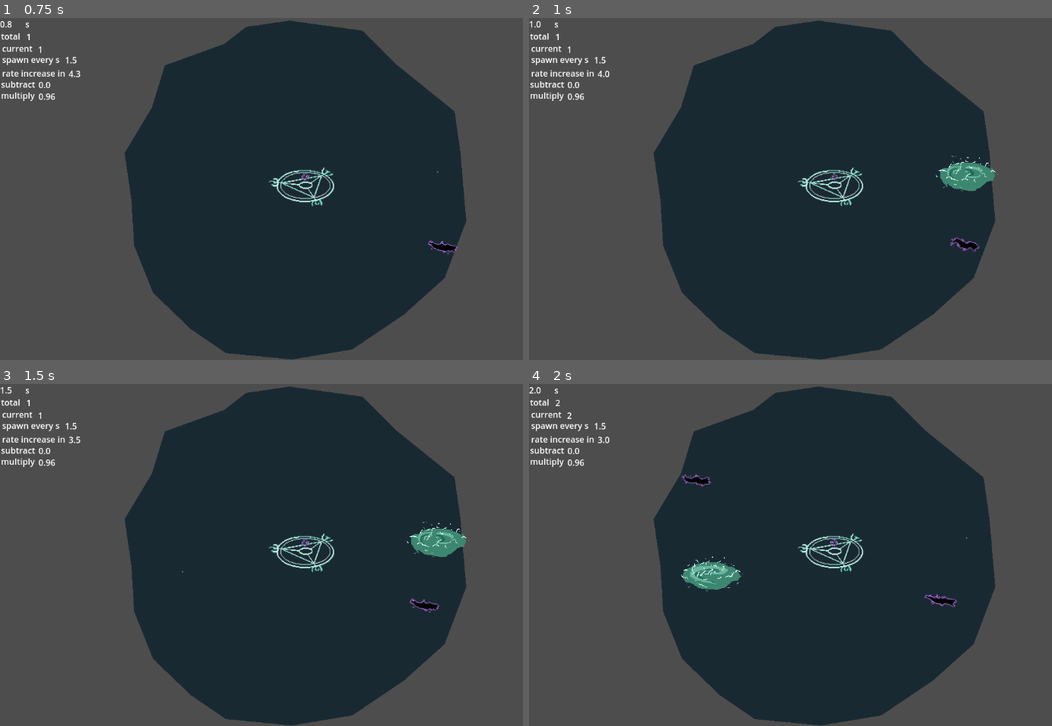
Above: before the commit, frames 1-4 (two rows, left to right).
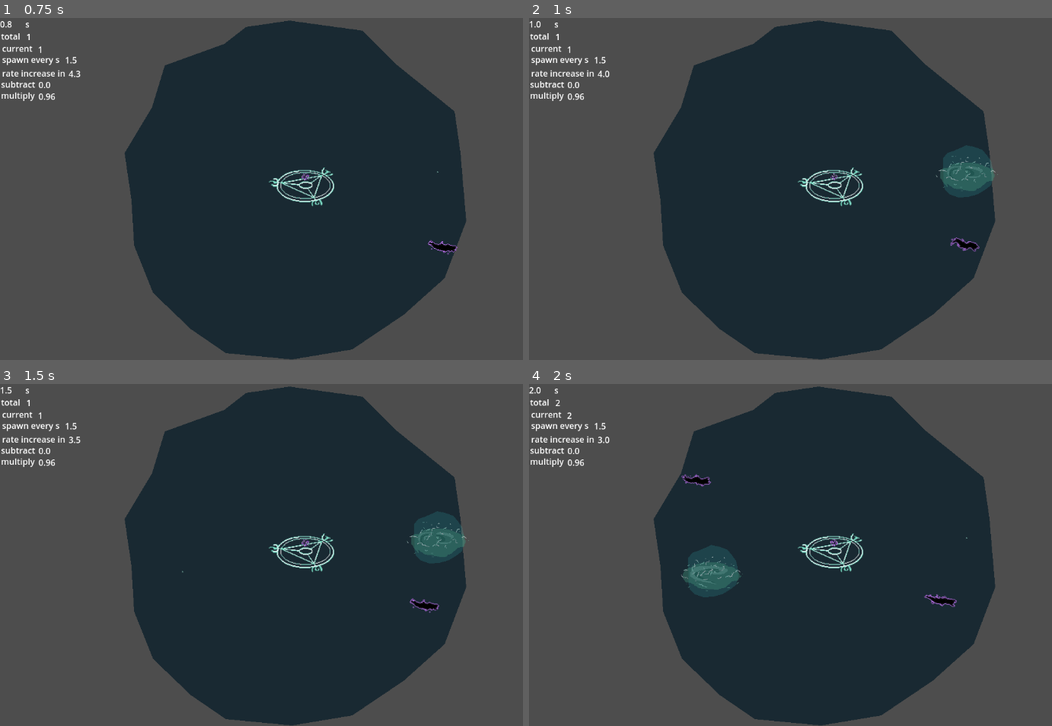
Above: after the commit, the same moments.

Repository: alifeee/loop
Game: Godot game, scene res://scenes/main.tscn
The game is run twice, just before and just after one commit, with the same random seed, the same clock (stepped at 60 frames per second) and the same inputs. The engine's default icon, where the game draws it, is replaced by a stand-in: a white triangle on a blue panel in a dark square.
Inputs (mouse positions are in pixels of both pictures, inside the frame that each line leads up to):
- Up to frame 1 (0.75 s): move the mouse to (439, 171) at 0.52 s; click (439, 171) at 0.67 s
- Up to frame 2 (1 s): no input
- Up to frame 3 (1.5 s): move the mouse to (183, 572) at 1.27 s; click (183, 572) at 1.42 s
- Up to frame 4 (2 s): no input

Frame 1 is identical in both runs. In frame 2, 1.1% of the frame differs, in the area x 77-90%, y 37-53%; in frame 3, 1.1%; in frame 4, 1.2%, in the area x 29-41%, y 47-63%.

Commit message:
fix stuff and make loop instakill

Diff:
--- a/scenes/loop.tscn
+++ b/scenes/loop.tscn
@@ -46,14 +46,14 @@
 texture = ExtResource("1_p0t4i")
 
 [node name="Polygon2D" type="Polygon2D" parent="."]
-visible = false
-color = Color(0.266667, 1, 1, 0.537255)
+color = Color(0.266667, 1, 1, 0.121569)
 polygon = PackedVector2Array(-1, -51, 14, -48, 30, -42, 39, -31, 46, -21, 49, -9, 51, 8, 46, 25, 37, 32, 21, 42, 3, 47, -15, 48, -31, 43, -42, 32, -44, 21, -44, 4, -45, -10, -45, -26, -37, -36, -23, -41, -7, -48)
 
 [node name="CollisionShape2D" type="CollisionShape2D" parent="."]
 shape = SubResource("CircleShape2D_fpe6o")
 
 [node name="AnimatedSprite2D" type="AnimatedSprite2D" parent="."]
+modulate = Color(1, 1, 1, 0.45098)
 sprite_frames = SubResource("SpriteFrames_kyqv0")
 animation = &"loop_attack"
 autoplay = "loop_attack"
--- a/scenes/main.tscn
+++ b/scenes/main.tscn
@@ -5,44 +5,8 @@
 [ext_resource type="Texture2D" uid="uid://bx70glaekxydg" path="res://assets/non-animations/background_placeholder.png" id="2_o6xl0"]
 [ext_resource type="Texture2D" uid="uid://br1a4v37vsbi3" path="res://assets/non-animations/portal.png" id="2_tbgi4"]
 [ext_resource type="Texture2D" uid="uid://cleacvb483w7q" path="res://assets/animations/portal/portal_summoning_spirte.png" id="4_o6xl0"]
-[ext_resource type="PackedScene" uid="uid://c23vyokedh25j" path="res://scenes/loop.tscn" id="5_tbgi4"]
-[ext_resource type="Script" path="res://scripts/userinterface.gd" id="5_tefeu"]
-
-[sub_resource type="AtlasTexture" id="AtlasTexture_tipki"]
-atlas = ExtResource("4_o6xl0")
-region = Rect2(0, 0, 64, 64)
-
-[sub_resource type="AtlasTexture" id="AtlasTexture_85g3d"]
-atlas = ExtResource("4_o6xl0")
-region = Rect2(64, 0, 64, 64)
-
-[sub_resource type="AtlasTexture" id="AtlasTexture_choun"]
-atlas = ExtResource("4_o6xl0")
-region = Rect2(0, 64, 64, 64)
-
-[sub_resource type="AtlasTexture" id="AtlasTexture_ya4ey"]
-atlas = ExtResource("4_o6xl0")
-region = Rect2(64, 64, 64, 64)
-
-[sub_resource type="SpriteFrames" id="SpriteFrames_eb6dy"]
-animations = [{
-"frames": [{
-"duration": 1.0,
-"texture": SubResource("AtlasTexture_tipki")
-}, {
-"duration": 1.0,
-"texture": SubResource("AtlasTexture_85g3d")
-}, {
-"duration": 1.0,
-"texture": SubResource("AtlasTexture_choun")
-}, {
-"duration": 1.0,
-"texture": SubResource("AtlasTexture_ya4ey")
-}],
-"loop": true,
-"name": &"summon_portal",
-"speed": 5.0
-}]
+[ext_resource type="PackedScene" uid="uid://ck2h376ut281v" path="res://scenes/loop.tscn" id="5_tbgi4"]
+[ext_resource type="Script" uid="uid://b1o1776rup4my" path="res://scripts/userinterface.gd" id="5_tefeu"]
 
 [sub_resource type="AtlasTexture" id="AtlasTexture_tipki"]
 atlas = ExtResource("4_o6xl0")
@@ -83,6 +47,7 @@
 [node name="Node2D" type="Node2D" node_paths=PackedStringArray("loop1")]
 script = ExtResource("1_jyhfs")
 loop1 = NodePath("Loop1")
+DAMAGE_PERCENT = 100.0
 
 [node name="Polygon2D" type="Polygon2D" parent="."]
 position = Vector2(-18, 2)
Not shown: 1 places in scenes/demon.tscn that only renumber resources
Not shown: 1 places in scenes/loop.tscn that only renumber resources
